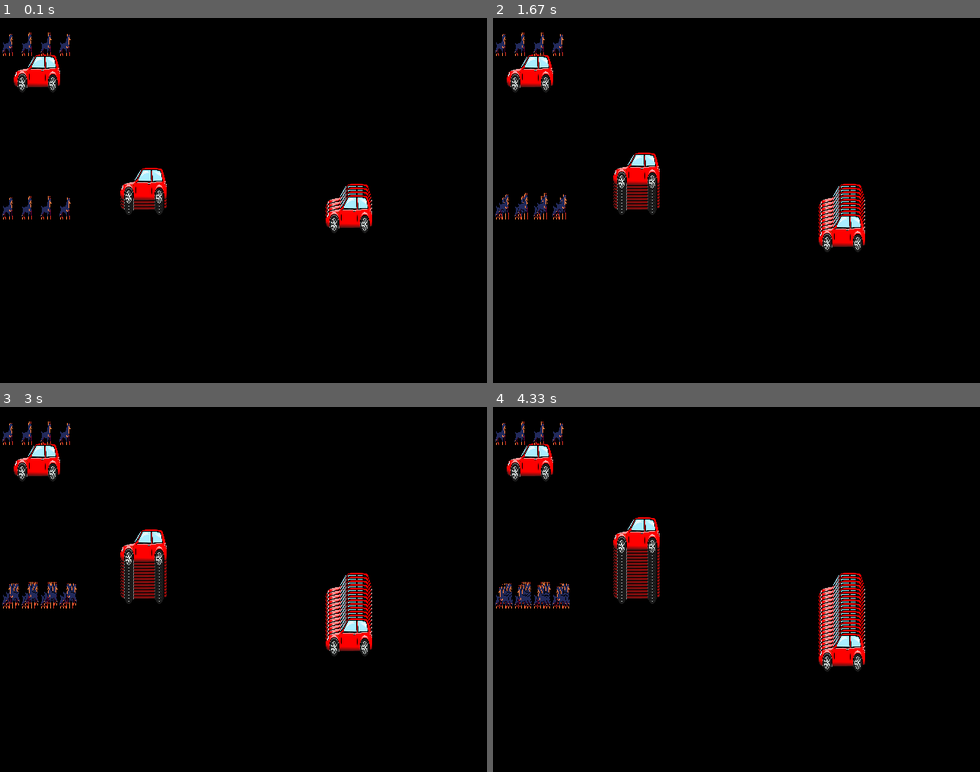
Above: before the commit, frames 1-4 (two rows, left to right).
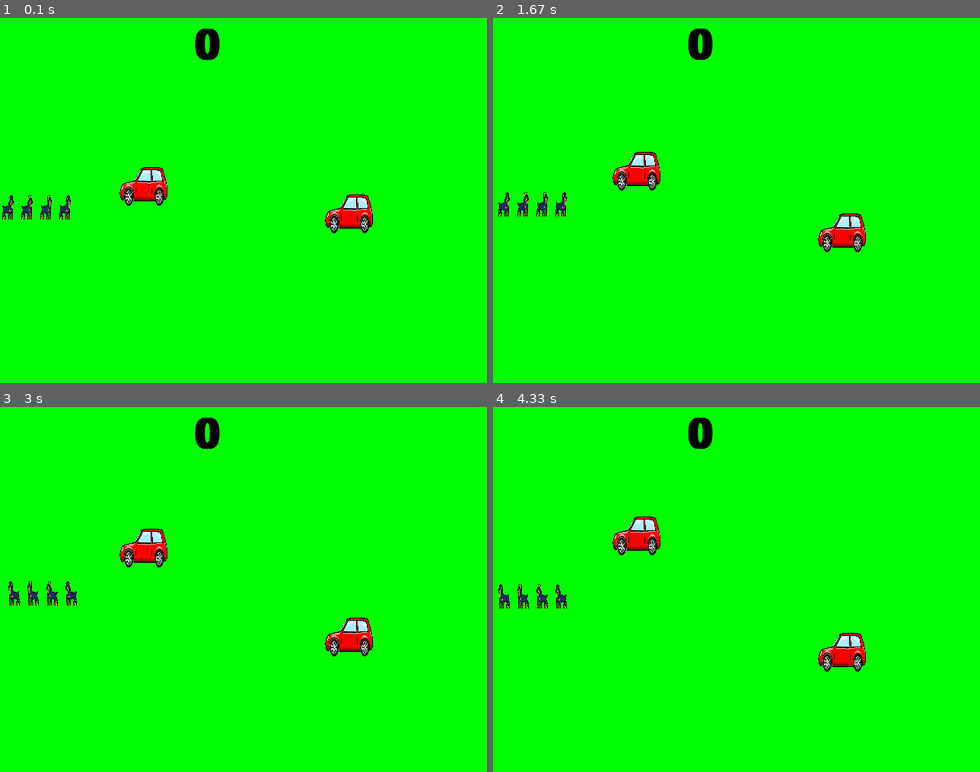
Above: after the commit, the same moments.

Repository: baby-sal/dogtective
Game: pygame game, started from Pygame_ideas/crossy_roads.py
Same seed, same stepped clock (60 frames per second), same inputs: the game is played once before the commit and once after it.
Inputs:
- Up to frame 1 (0.1 s): no input
- Up to frame 2 (1.67 s): hold Right 0.33-0.8 s; hold Up 0.83-1.38 s; hold Right from 1.42 s (still down)
- Up to frame 3 (3 s): release Right at 2.05 s; hold Left 2.08-2.75 s; hold Down from 2.78 s (still down)
- Up to frame 4 (4.33 s): release Down at 3.47 s; hold Left 3.5-4.2 s; hold Up from 4.23 s (still down)

The runs differ from the first frame. In frame 1, 98% of the frame differs, in the area x 0-100%, y 0-100%; in frame 2, 98%; in frame 3, 98%; in frame 4, 98%.

Commit message:
moved where background colour was so doesn't show over images, also removes some of the lag by doing this and looks more pollished

Diff:
--- a/Pygame_ideas/crossy_roads.py
+++ b/Pygame_ideas/crossy_roads.py
@@ -311,7 +311,7 @@
     for event in p.event.get():
         if event.type == p.QUIT:
             run = False # end game if quit is entered
-
+        win.fill((0, 255, 0))#sets the background colour to show bright green
         """screen_group.draw(win)# draw the background based on images"""
 
         scoreDisplay()
@@ -324,7 +324,6 @@
         dog_group.update()
 
         """screen_group.update()"""
-        """win.fill((0, 255, 0))#sets the background colour to show bright green"""
 
         p.display.update()#user can see the changes going on
 
